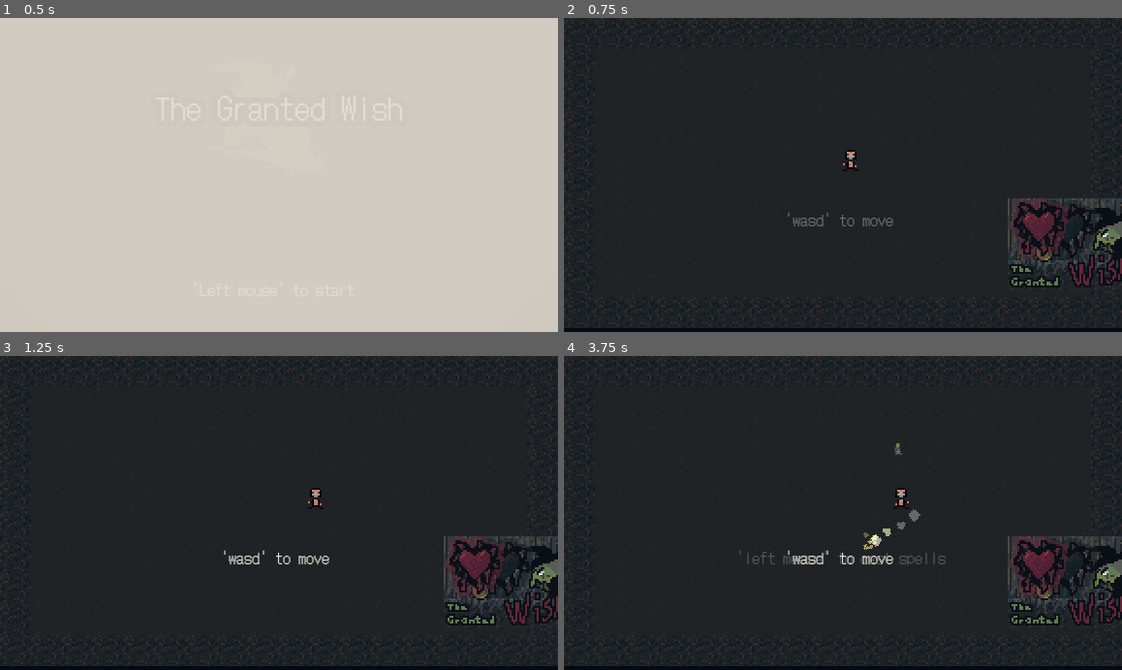
Above: before the commit, frames 1-4 (two rows, left to right).
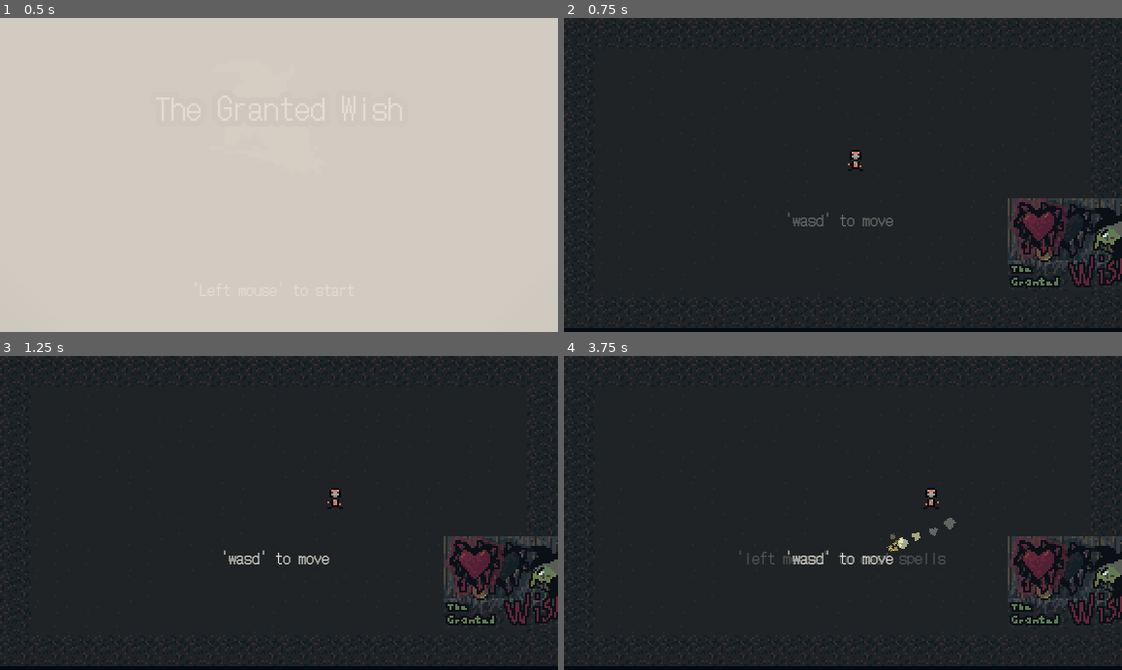
Above: after the commit, the same moments.

Repository: OlliO6/Granted-Wish
Game: Godot game, scene res://ui/main_menu/main_menu.tscn
The game is run twice, just before and just after one commit, with the same random seed, the same clock (stepped at 60 frames per second) and the same inputs. This scene is started directly instead of the project's main scene.
Inputs (mouse positions are in pixels of both pictures, inside the frame that each line leads up to):
- Up to frame 1 (0.5 s): no input
- Up to frame 2 (0.75 s): tap Enter at 0.5 s; move the mouse to (965, 159) at 0.52 s; press the mouse at (965, 159) at 0.53 s; hold D (move_right) from 0.53 s (still down)
- Up to frame 3 (1.25 s): keep holding D (move_right)
- Up to frame 4 (3.75 s): move the mouse to (731, 528) at 1.27 s; release D (move_right) at 1.28 s; release the mouse at (731, 528) at 1.28 s; hold S (move_down) 1.28-2.03 s; click (731, 528) at 1.35 s; move the mouse to (898, 443) at 2.02 s; hold D (move_right) 2.03-2.78 s; hold Mouse wheel down (next_spell) 2.03-2.78 s; click (898, 443) at 2.3 s; move the mouse to (815, 575) at 2.77 s; hold W (move_up) 2.78-3.53 s; tap Mouse wheel up (previous_spell) at 2.85 s; click (815, 575) at 3.05 s; move the mouse to (1010, 560) at 3.52 s; press the mouse at (1010, 560) at 3.53 s; hold A (move_left) from 3.53 s (still down); tap 0 at 3.6 s

Frame 1 is identical in both runs. In frame 2, 0.2% of the frame differs, in the area x 50-54%, y 41-49%; in frame 3, 0.2%; in frame 4, 0.7%, in the area x 53-71%, y 27-63%.

Commit message:
Speed up some gameplay

Diff:
--- a/components/fighting/damage_dealer.gd
+++ b/components/fighting/damage_dealer.gd
@@ -18,12 +18,12 @@
 	if killable and killable.is_dead():
 		return false
 
-	var dmg := Components.get_damage_receiver(node)
-	if dmg and !dmg.is_invincible():
+	var receiver := Components.get_damage_receiver(node)
+	if receiver and !receiver.is_invincible():
 		if force_away and node is Node2D:
 			global_transform = global_transform.looking_at(node.global_position)
-		dmg.take_damage(damage, self)
-		dealed_damage.emit(damage)
+		receiver.take_damage(damage, self)
+		dealed_damage.emit(receiver)
 		return true
 
 	return false
--- a/components/state.gd
+++ b/components/state.gd
@@ -13,11 +13,14 @@
 func is_active() -> bool:
 	return get_state_machine().state == self
 
-func enter():
+func enter() -> void:
+	get_state_machine().switch_state(self)
+
+func _sm_enter() -> void:
 	state_entered.emit()
 	_entered()
 
-func exit():
+func _sm_exit() -> void:
 	state_exited.emit()
 	_exited()
 
--- a/components/state_machine.gd
+++ b/components/state_machine.gd
@@ -26,8 +26,8 @@
 	prev_state = state
 	state = to_state
 	if prev_state:
-		prev_state.exit()
-	state.enter()
+		prev_state._sm_exit()
+	state._sm_enter()
 	state_switched.emit(to_state, prev_state)
 
 func switch_state_str(state_node_path: NodePath):
--- a/content/entities/enemies/bosses/evil_witch/evil_witch.tscn
+++ b/content/entities/enemies/bosses/evil_witch/evil_witch.tscn
@@ -378,7 +378,7 @@
 collision_mask = 65
 motion_mode = 1
 script = ExtResource("7_yyijv")
-idle_time_range = Vector2(3, 6)
+idle_time_range = Vector2(2.5, 4.5)
 attack_tp_ratio = 0.5
 
 [node name="StateMachine" type="Node" parent="CharacterBody2D"]
--- a/content/entities/enemies/bosses/evil_witch/spells/fast_fire_spell.tscn
+++ b/content/entities/enemies/bosses/evil_witch/spells/fast_fire_spell.tscn
@@ -512,7 +512,7 @@
 bus = &"Sfx"
 
 [node name="AudioStreamPlayer2D" type="AudioStreamPlayer2D" parent="."]
-volume_db = -63.6661
+volume_db = 5.0
 bus = &"Sfx"
 
 [connection signal="died" from="Killable" to="AnimationPlayer" method="play" binds= ["die"]]
--- a/content/entities/enemies/bosses/evil_witch/spells/fire_salve.tscn
+++ b/content/entities/enemies/bosses/evil_witch/spells/fire_salve.tscn
@@ -17,7 +17,7 @@
 autostart = true
 
 [node name="Timer2" type="Timer" parent="."]
-wait_time = 2.0
+wait_time = 1.8
 one_shot = true
 autostart = true
 
--- a/content/entities/enemies/circle/circle.tscn
+++ b/content/entities/enemies/circle/circle.tscn
@@ -154,7 +154,7 @@
 collision_mask = 65
 motion_mode = 1
 script = ExtResource("1_e8oqa")
-speed = 35.0
+speed = 40.0
 
 [node name="StateMachine" type="Node" parent="." node_paths=PackedStringArray("start_state")]
 script = ExtResource("2_fxmex")
@@ -169,6 +169,13 @@
 [node name="DeadState" type="Node" parent="StateMachine"]
 script = ExtResource("3_fqrp5")
 disallow_switching = true
+
+[node name="CelebrateHitState" type="Node" parent="StateMachine"]
+script = ExtResource("3_fqrp5")
+
+[node name="Timer" type="Timer" parent="StateMachine/CelebrateHitState"]
+process_callback = 0
+one_shot = true
 
 [node name="CollisionShape2D" type="CollisionShape2D" parent="."]
 shape = SubResource("CircleShape2D_e6axv")
@@ -236,6 +243,9 @@
 child_of = 4
 
 [connection signal="state_entered" from="StateMachine/IdleState" to="." method="_on_idle_state_entered"]
+[connection signal="state_entered" from="StateMachine/CelebrateHitState" to="StateMachine/CelebrateHitState/Timer" method="start"]
+[connection signal="timeout" from="StateMachine/CelebrateHitState/Timer" to="StateMachine/IdleState" method="enter"]
+[connection signal="damage_taken" from="DamageReceiver" to="." method="_on_damage_taken"]
 [connection signal="damage_taken" from="DamageReceiver" to="Knockback" method="_on_damage_receiver_damage_taken"]
 [connection signal="damage_taken" from="DamageReceiver" to="BloodSpawner" method="_on_damage_receiver_damage_taken"]
 [connection signal="took_damage" from="DamageReceiver" to="DamageReceiver/ScreenShakeInducer" method="induce_shake"]
@@ -245,4 +255,5 @@
 [connection signal="death_confirmed" from="Health" to="RandomSpawner" method="spawn"]
 [connection signal="died" from="Health" to="StateMachine" method="switch_state_str" binds= ["DeadState"]]
 [connection signal="died" from="Health" to="AnimationPlayer" method="play" binds= ["die"]]
+[connection signal="dealed_damage" from="DamageDealer" to="." method="_on_dealed_damage"]
 [connection signal="animation_finished" from="AnimationPlayer" to="." method="_on_animation_player_animation_finished"]
--- a/content/entities/enemies/circle/circle_enemy.gd
+++ b/content/entities/enemies/circle/circle_enemy.gd
@@ -1,4 +1,6 @@
 extends CharacterBody2D
+
+const STOP_CHASE_DIST = 0.3
 
 @export var speed: float
 
@@ -6,6 +8,7 @@
 @onready var sm: StateMachine = $StateMachine
 @onready var idle_state: State = $StateMachine/IdleState
 @onready var dead_state: State = $StateMachine/DeadState
+@onready var celebrate_hit_state: State = $StateMachine/CelebrateHitState
 
 var rush_dir: Vector2
 
@@ -14,24 +17,32 @@
 	match sm.state:
 		idle_state:
 			var player := Globals.game.get_player() as Player
-			rush_dir = (player.global_position - global_position).normalized()
+			rush_dir = (player.global_position - global_position)
+
+			if rush_dir.length() < STOP_CHASE_DIST:
+				return
+
+			rush_dir = rush_dir.normalized()
 			velocity = rush_dir * speed
 
 		dead_state:
 			velocity = Vector2.ZERO
 
+		celebrate_hit_state:
+			velocity = Vector2.ZERO
+
 	velocity = knockback.compute_velocity(velocity)
-
 	move_and_slide()
-
-func _on_rush_state_entered() -> void:
-	var player := Globals.game.get_player() as Player
-	rush_dir = (player.global_position - global_position).normalized()
 
 func _on_idle_state_entered() -> void:
 	pass
 
-
 func _on_animation_player_animation_finished(anim_name: StringName) -> void:
 	if anim_name == "spawn":
 		sm.switch_state(idle_state)
+
+func _on_damage_taken(amount: int, dealer: DamageDealer) -> void:
+	pass
+
+func _on_dealed_damage(receiver: DamageReceiver) -> void:
+	celebrate_hit_state.enter()
--- a/content/entities/enemies/fruit_fly/fruit_fly.tscn
+++ b/content/entities/enemies/fruit_fly/fruit_fly.tscn
@@ -115,6 +115,7 @@
 
 [sub_resource type="Animation" id="Animation_j7hhf"]
 resource_name = "rush"
+length = 0.7
 tracks/0/type = "method"
 tracks/0/imported = false
 tracks/0/enabled = true
@@ -122,7 +123,7 @@
 tracks/0/interp = 1
 tracks/0/loop_wrap = true
 tracks/0/keys = {
-"times": PackedFloat32Array(1),
+"times": PackedFloat32Array(0.7),
 "transitions": PackedFloat32Array(1),
 "values": [{
 "args": [NodePath("IdleState")],
@@ -136,7 +137,7 @@
 tracks/1/interp = 1
 tracks/1/loop_wrap = true
 tracks/1/keys = {
-"times": PackedFloat32Array(0, 0.1, 1),
+"times": PackedFloat32Array(0, 0.1, 0.7),
 "transitions": PackedFloat32Array(1, 2, 1),
 "update": 0,
 "values": [0.0, 80.0, 0.0]
@@ -184,7 +185,7 @@
 collision_mask = 65
 motion_mode = 1
 script = ExtResource("1_xegit")
-idle_time_range = Vector2(1, 1.5)
+idle_time_range = Vector2(0.7, 1)
 
 [node name="StateMachine" type="Node" parent="." node_paths=PackedStringArray("start_state")]
 script = ExtResource("2_adh2w")
--- a/content/entities/spells/fire/fire_spell.tscn
+++ b/content/entities/spells/fire/fire_spell.tscn
@@ -81,7 +81,7 @@
 tracks/0/interp = 1
 tracks/0/loop_wrap = true
 tracks/0/keys = {
-"times": PackedFloat32Array(0, 2),
+"times": PackedFloat32Array(0, 1.7),
 "transitions": PackedFloat32Array(2.37841, 1),
 "update": 0,
 "values": [Color(1, 1, 1, 1), Color(1, 1, 1, 0)]
@@ -93,7 +93,7 @@
 tracks/1/interp = 1
 tracks/1/loop_wrap = true
 tracks/1/keys = {
-"times": PackedFloat32Array(2),
+"times": PackedFloat32Array(1.7),
 "transitions": PackedFloat32Array(1),
 "values": [{
 "args": [],
@@ -107,7 +107,7 @@
 tracks/2/interp = 1
 tracks/2/loop_wrap = true
 tracks/2/keys = {
-"times": PackedFloat32Array(0, 2),
+"times": PackedFloat32Array(0, 1.7),
 "transitions": PackedFloat32Array(0.466517, 1),
 "update": 0,
 "values": [Vector2(0, 0), Vector2(50, 0)]
@@ -119,7 +119,7 @@
 tracks/3/interp = 1
 tracks/3/loop_wrap = true
 tracks/3/keys = {
-"times": PackedFloat32Array(0, 2),
+"times": PackedFloat32Array(0, 1.7),
 "transitions": PackedFloat32Array(2, 1),
 "update": 0,
 "values": [1.0, 0.0]
@@ -136,7 +136,7 @@
 "start_offset": 0.0,
 "stream": ExtResource("3_cvpat")
 }],
-"times": PackedFloat32Array(0)
+"times": PackedFloat32Array(-0.3)
 }
 tracks/4/use_blend = true
 tracks/5/type = "value"
@@ -146,7 +146,7 @@
 tracks/5/interp = 1
 tracks/5/loop_wrap = true
 tracks/5/keys = {
-"times": PackedFloat32Array(0, 2),
+"times": PackedFloat32Array(0, 1.7),
 "transitions": PackedFloat32Array(6.9644, 1),
 "update": 0,
 "values": [5.0, -80.0]
@@ -158,7 +158,7 @@
 tracks/6/interp = 1
 tracks/6/loop_wrap = true
 tracks/6/keys = {
-"times": PackedFloat32Array(0, 2),
+"times": PackedFloat32Array(0, 1.7),
 "transitions": PackedFloat32Array(2.73208, 1),
 "update": 0,
 "values": [40.0, 0.0]
@@ -170,7 +170,7 @@
 tracks/7/interp = 1
 tracks/7/loop_wrap = true
 tracks/7/keys = {
-"times": PackedFloat32Array(1.7),
+"times": PackedFloat32Array(1.4),
 "transitions": PackedFloat32Array(1),
 "values": [{
 "args": [],
--- a/content/entities/spells/ice/ice_spell.tscn
+++ b/content/entities/spells/ice/ice_spell.tscn
@@ -89,7 +89,7 @@
 
 [sub_resource type="Animation" id="Animation_q30au"]
 resource_name = "default"
-length = 3.0
+length = 2.5
 tracks/0/type = "value"
 tracks/0/imported = false
 tracks/0/enabled = true
@@ -97,7 +97,7 @@
 tracks/0/interp = 1
 tracks/0/loop_wrap = true
 tracks/0/keys = {
-"times": PackedFloat32Array(0, 3),
+"times": PackedFloat32Array(0, 2.5),
 "transitions": PackedFloat32Array(2, 1),
 "update": 0,
 "values": [Color(1, 1, 1, 1), Color(1, 1, 1, 0)]
@@ -109,7 +109,7 @@
 tracks/1/interp = 1
 tracks/1/loop_wrap = true
 tracks/1/keys = {
-"times": PackedFloat32Array(3),
+"times": PackedFloat32Array(2.5),
 "transitions": PackedFloat32Array(1),
 "values": [{
 "args": [],
@@ -123,7 +123,7 @@
 tracks/2/interp = 1
 tracks/2/loop_wrap = true
 tracks/2/keys = {
-"times": PackedFloat32Array(0, 3),
+"times": PackedFloat32Array(0, 2.5),
 "transitions": PackedFloat32Array(0.466517, 1),
 "update": 0,
 "values": [Vector2(0, 0), Vector2(100, 0)]
@@ -135,7 +135,7 @@
 tracks/3/interp = 1
 tracks/3/loop_wrap = true
 tracks/3/keys = {
-"times": PackedFloat32Array(0, 3),
+"times": PackedFloat32Array(0, 2.5),
 "transitions": PackedFloat32Array(2, 1),
 "update": 0,
 "values": [1.0, 0.0]
@@ -162,7 +162,7 @@
 tracks/5/interp = 1
 tracks/5/loop_wrap = true
 tracks/5/keys = {
-"times": PackedFloat32Array(0, 3),
+"times": PackedFloat32Array(0, 2.5),
 "transitions": PackedFloat32Array(6.9644, 1),
 "update": 0,
 "values": [5.0, -80.0]
@@ -174,10 +174,24 @@
 tracks/6/interp = 1
 tracks/6/loop_wrap = true
 tracks/6/keys = {
-"times": PackedFloat32Array(0, 3),
+"times": PackedFloat32Array(0, 2.5),
 "transitions": PackedFloat32Array(2.73208, 1),
 "update": 0,
 "values": [40.0, 0.0]
+}
+tracks/7/type = "method"
+tracks/7/imported = false
+tracks/7/enabled = true
+tracks/7/path = NodePath("../Killable")
+tracks/7/interp = 1
+tracks/7/loop_wrap = true
+tracks/7/keys = {
+"times": PackedFloat32Array(2.4),
+"transitions": PackedFloat32Array(1),
+"values": [{
+"args": [],
+"method": &"die"
+}]
 }
 
 [sub_resource type="Animation" id="Animation_qn0jv"]
--- a/content/entities/spells/meat/meat_small.tscn
+++ b/content/entities/spells/meat/meat_small.tscn
@@ -6,7 +6,7 @@
 
 [sub_resource type="Resource" id="Resource_ulw3l"]
 script = ExtResource("2_3mitd")
-health_to_heal = 5
+health_to_heal = 2
 
 [sub_resource type="Resource" id="Resource_qliyf"]
 script = ExtResource("3_iyak7")
--- a/content/items/meat/Meat.tscn
+++ b/content/items/meat/Meat.tscn
@@ -35,7 +35,7 @@
 
 [sub_resource type="Animation" id="Animation_coqbs"]
 resource_name = "default"
-length = 5.0
+length = 3.6
 tracks/0/type = "value"
 tracks/0/imported = false
 tracks/0/enabled = true
@@ -43,7 +43,7 @@
 tracks/0/interp = 1
 tracks/0/loop_wrap = true
 tracks/0/keys = {
-"times": PackedFloat32Array(0, 5),
+"times": PackedFloat32Array(0, 3.6),
 "transitions": PackedFloat32Array(3, 1),
 "update": 0,
 "values": [Color(1, 1, 1, 1), Color(1, 1, 1, 0)]
@@ -55,7 +55,7 @@
 tracks/1/interp = 1
 tracks/1/loop_wrap = true
 tracks/1/keys = {
-"times": PackedFloat32Array(5),
+"times": PackedFloat32Array(3.6),
 "transitions": PackedFloat32Array(1),
 "values": [{
 "args": [],
@@ -69,7 +69,7 @@
 tracks/2/interp = 1
 tracks/2/loop_wrap = true
 tracks/2/keys = {
-"times": PackedFloat32Array(5),
+"times": PackedFloat32Array(3.6),
 "transitions": PackedFloat32Array(1),
 "values": [{
 "args": [0.0],
--- a/player/player.tscn
+++ b/player/player.tscn
@@ -175,7 +175,7 @@
 collision_mask = 33
 motion_mode = 1
 script = ExtResource("1_fwlov")
-movement_speed = 30.0
+movement_speed = 45.0
 
 [node name="StateMachine" type="Node" parent="." node_paths=PackedStringArray("start_state")]
 script = ExtResource("1_paw6x")
